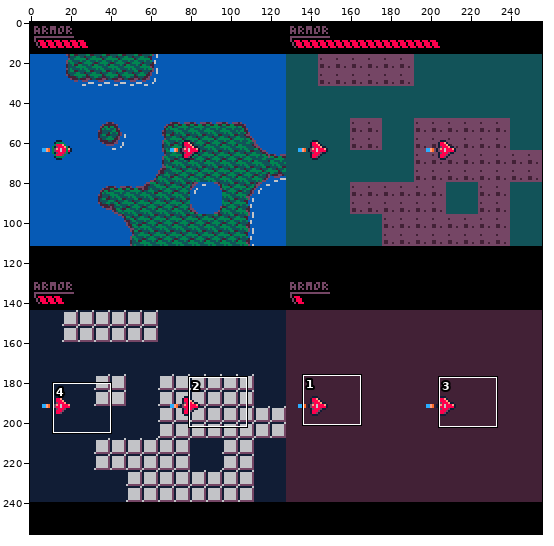
One commit to this pixel-art file: design/design.aseprite. The picture above shows the old version from afar; the outline marks the close-up.
Close-up. As it was:
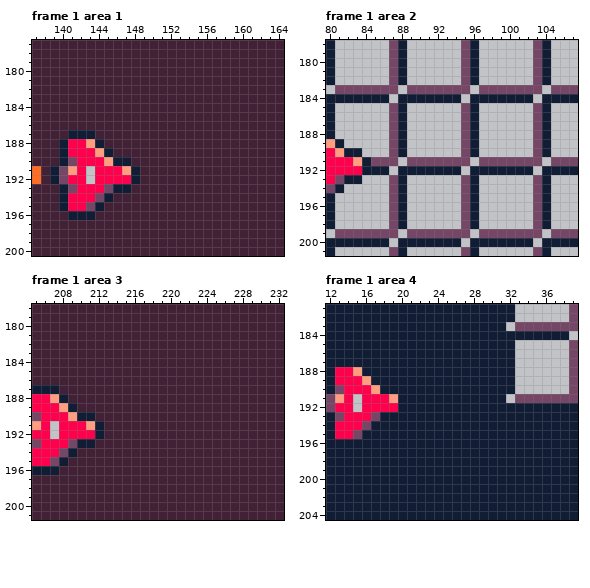
256x256 pixels, 128 frames. Shown: frame 1 area 1: x 137..164, y 177..200; frame 1 area 2: x 80..107, y 178..201; frame 1 area 3: x 205..232, y 178..201; frame 1 area 4: x 12..39, y 181..204. The commit also changed other frames or places, which this record leaves out.
After the commit:
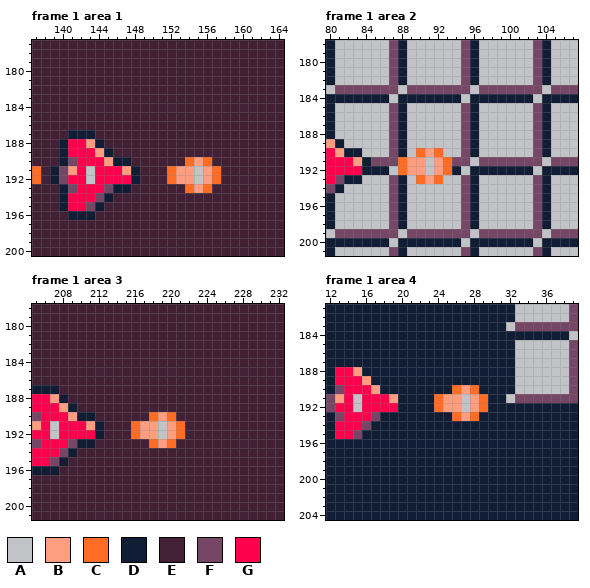
Palette (. is transparent): A #c2c3c7  B #ff9d81  C #ff6c24  D #111d35  E #422136  F #754665  G #ff004d
Commit message: throttled player bullets, but they do no harm yet
Change:
layer "player bullets" added
--- frame 1 area 1, layer "player bullets"
@@ x 150..159 @@
 189 EEEEEEEEEE
-190 EEEEEEEEEE
-191 EEEEEEEEEE
-192 EEEEEEEEEE
-193 EEEEEEEEEE
+190 EEEECBCEEE
+191 EECBBABCEE
+192 EECBBABCEE
+193 EEEECBCEEE
 194 EEEEEEEEEE
--- frame 1 area 2, layer "player bullets"
@@ x 86..95 @@
 189 AFDAAAAAAF
-190 AFDAAAAAAF
-191 FFAFFFFFFF
-192 DADDDDDDDA
-193 AFDAAAAAAF
+190 AFDACBCAAF
+191 FFCBBABCFF
+192 DACBBABCDA
+193 AFDACBCAAF
 194 AFDAAAAAAF
--- frame 1 area 3, layer "player bullets"
@@ x 214..223 @@
 189 EEEEEEEEEE
-190 EEEEEEEEEE
-191 EEEEEEEEEE
-192 EEEEEEEEEE
-193 EEEEEEEEEE
+190 EEEECBCEEE
+191 EECBBABCEE
+192 EECBBABCEE
+193 EEEECBCEEE
 194 EEEEEEEEEE
--- frame 1 area 4, layer "player bullets"
@@ x 22..31 @@
 189 DDDDDDDDDD
-190 DDDDDDDDDD
-191 DDDDDDDDDD
-192 DDDDDDDDDD
-193 DDDDDDDDDD
+190 DDDDCBCDDD
+191 DDCBBABCDD
+192 DDCBBABCDD
+193 DDDDCBCDDD
 194 DDDDDDDDDD
